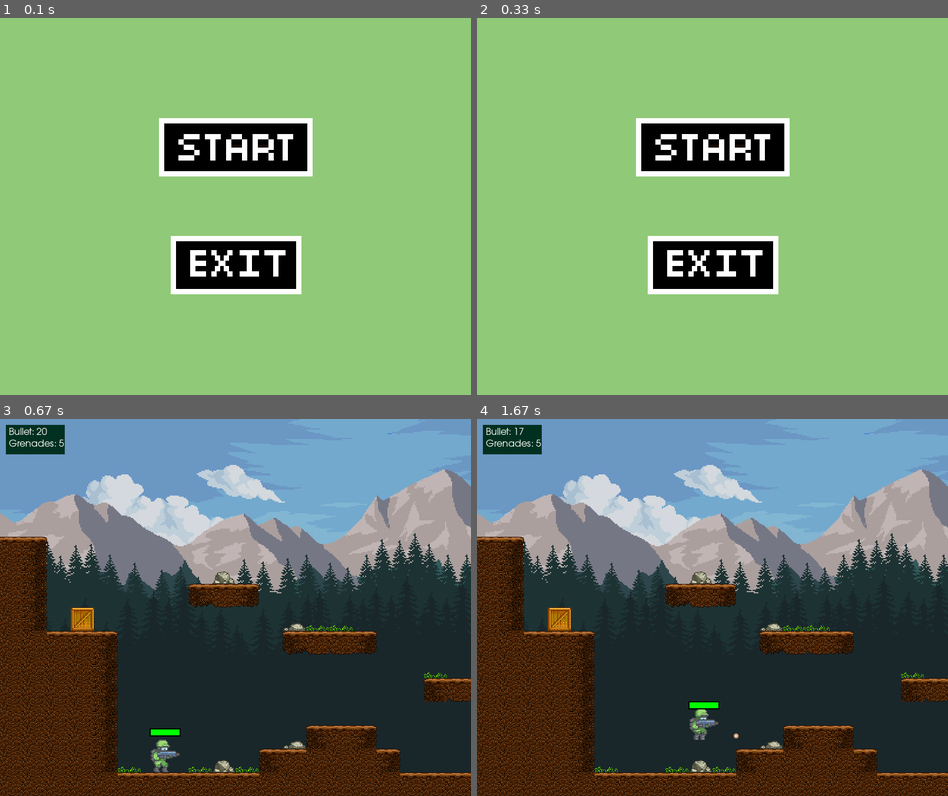
Above: before the commit, frames 1-4 (two rows, left to right).
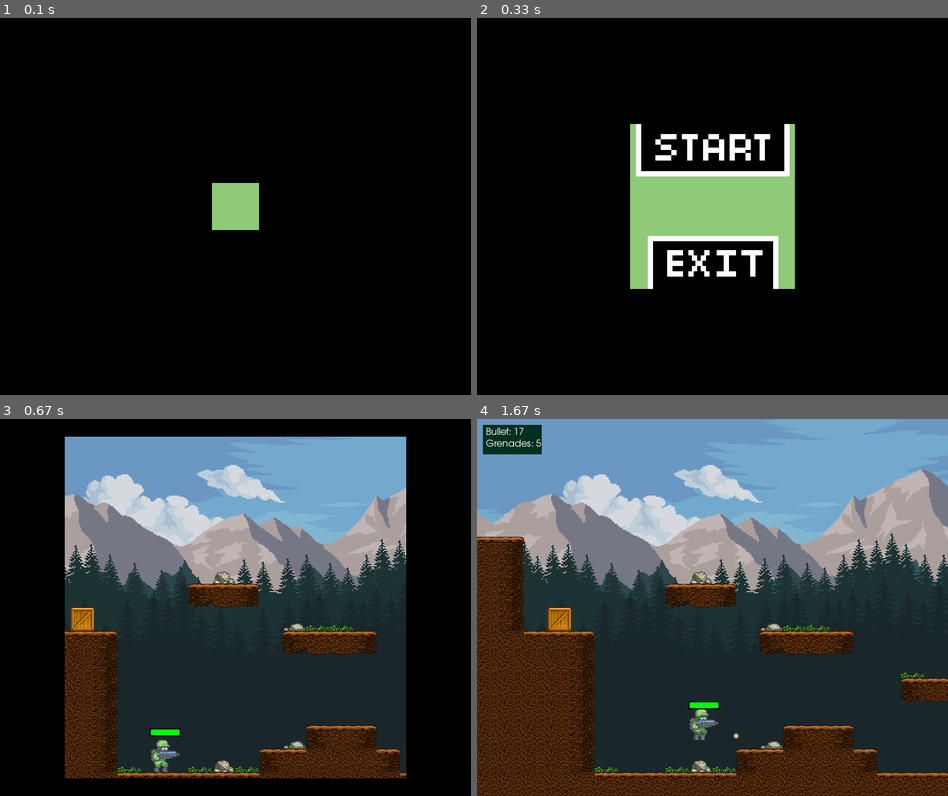
Above: after the commit, the same moments.

Repository: kus0023/shooter-game-pygame
Game: pygame game, started from src/main.py
The game is run twice, just before and just after one commit, with the same random seed, the same clock (stepped at 60 frames per second) and the same inputs.
Inputs (mouse positions are in pixels of both pictures, inside the frame that each line leads up to):
- Up to frame 1 (0.1 s): no input
- Up to frame 2 (0.33 s): no input
- Up to frame 3 (0.67 s): click (235, 547) at 0.38 s
- Up to frame 4 (1.67 s): tap Space at 0.67, 1.07, 1.37, 1.57 s; hold D 1-1.47 s; hold W from 1.5 s (still down)

The runs differ from the first frame. In frame 1, 93% of the frame differs, in the area x 0-100%, y 0-100%; in frame 2, 85%; in frame 3, 30%; in frame 4, nothing differs.

Commit message:
PART 13 | Music and Screen Transitions(https://youtu.be/1hXAq0Re2xA?list=PLjcN1EyupaQm20hlUE11y9y8EY2aXLpnv)

Diff:
--- a/src/main.py
+++ b/src/main.py
@@ -1,5 +1,8 @@
 import pygame, random, csv, button
-
+from pygame import mixer
+from enum import Enum, auto
+
+mixer.init()
 pygame.init()
 
 SCREEN_WIDTH = 800
@@ -24,6 +27,7 @@
 screen_scroll = 0
 bg_scroll = 0
 start_game = False
+start_intro_transition = True
 
 # movement
 moving_left = False
@@ -43,6 +47,20 @@
 RED = (255, 0, 0)
 GREEN = (0, 255, 0)
 DARK_GREEN = (2, 48, 32)
+
+# load music and sound
+pygame.mixer.music.load("src/assets/audio/music2.mp3")
+pygame.mixer.music.set_volume(0.3)
+pygame.mixer.music.play(-1, 0.0, 5000)
+
+jump_fx = pygame.mixer.Sound("src/assets/audio/jump.wav")
+jump_fx.set_volume(0.5)
+grenade_fx = pygame.mixer.Sound("src/assets/audio/grenade.wav")
+grenade_fx.set_volume(0.5)
+player_shot_fx = pygame.mixer.Sound("src/assets/audio/shot.wav")
+player_shot_fx.set_volume(0.6)
+enemy_shot_fx = pygame.mixer.Sound("src/assets/audio/shot.wav")
+enemy_shot_fx.set_volume(0.3)
 
 # Tiles
 tile_img_list = []
@@ -267,6 +285,10 @@
             bullet = Bullet(x + self_harm_protection, self.rect.centery, self.direction)
             bullet_group.add(bullet)
             self.ammo -= 1
+            if self.char_type == "player":
+                player_shot_fx.play()
+            if self.char_type == "enemy":
+                enemy_shot_fx.play()
 
     def throw_grenade(self):
         if self.grenades > 0:
@@ -400,15 +422,71 @@
     def draw(self):
         img = pygame.transform.flip(self.image, self.flip, False)
         screen.blit(img, self.rect)
-        pygame.draw.line(
-            self.image,
-            "red",
-            self.rect.center,
-            (self.rect.centerx + (TILE_SIZE * 3 // 2), self.rect.centery),
-            4,
-        )
-
         self.draw_health_bar()
+
+
+class ScreenFadeType(Enum):
+    TOP_TO_DOWN_CLOSE = 1
+    MIDDLE_SQUARE_OPEN = 2
+
+
+class ScreenFade:
+
+    def __init__(self, type: ScreenFadeType, color, speed):
+        self.type = type
+        self.color = color
+        self.speed = speed
+        self.fade_counter = 0
+
+    def fade(self):
+        fade_completed = False
+        self.fade_counter += self.speed
+
+        if self.type == ScreenFadeType.TOP_TO_DOWN_CLOSE:
+            pygame.draw.rect(
+                screen, self.color, (0, 0, SCREEN_WIDTH, self.fade_counter)
+            )
+            if self.fade_counter > SCREEN_HEIGHT:
+                fade_completed = True
+                self.fade_counter = SCREEN_HEIGHT
+
+        if self.type == ScreenFadeType.MIDDLE_SQUARE_OPEN:
+            pygame.draw.rect(
+                screen,
+                self.color,
+                (-self.fade_counter, 0, SCREEN_WIDTH // 2, SCREEN_HEIGHT),
+            )
+            pygame.draw.rect(
+                screen,
+                self.color,
+                (
+                    (SCREEN_WIDTH // 2) + self.fade_counter,
+                    0,
+                    SCREEN_WIDTH // 2,
+                    SCREEN_HEIGHT,
+                ),
+            )
+            pygame.draw.rect(
+                screen,
+                self.color,
+                (0, -self.fade_counter, SCREEN_WIDTH, SCREEN_HEIGHT // 2),
+            )
+            pygame.draw.rect(
+                screen,
+                self.color,
+                (
+                    0,
+                    (SCREEN_HEIGHT // 2) + self.fade_counter,
+                    SCREEN_WIDTH,
+                    SCREEN_HEIGHT // 2,
+                ),
+            )
+
+            if self.fade_counter > SCREEN_WIDTH:
+                fade_completed = True
+                self.fade_counter = 0
+
+        return fade_completed
 
 
 class World:
@@ -610,6 +688,7 @@
         # explode grenade
         self.explode_timer -= 1
         if self.explode_timer <= 0:
+            grenade_fx.play()
             self.kill()
             explosion = Explosion(self.rect.centerx, self.rect.centery)
             explosion_group.add(explosion)
@@ -698,7 +777,8 @@
 player = world.process_data(world_data)
 if player == None:
     raise Exception("There is no player object present in map data.")
-
+death_fade = ScreenFade(ScreenFadeType.TOP_TO_DOWN_CLOSE, "pink", 5)
+intro_transition = ScreenFade(ScreenFadeType.MIDDLE_SQUARE_OPEN, "black", 10)
 run = True
 while run:
     clock.tick(45)
@@ -708,6 +788,7 @@
         screen.fill(BG)
         if start_btn.draw(screen):
             start_game = True
+            start_intro_transition = True
 
         if exit_btn.draw(screen):
             run = False
@@ -758,6 +839,7 @@
 
             # check if player has completed the level
             if level_complete:
+                start_intro_transition = True
                 level += 1
                 if level > MAX_LEVEL:
                     print("All level completed.")
@@ -781,26 +863,37 @@
                     raise Exception("There is no player object present in map data.")
         else:  # player is not alive show restart button
             screen_scroll = 0
-            reset = restart_btn.draw(screen)
-
-            if reset == True:
-                bg_scroll = 0
-                world_data = []
-                reset_level()
-                with open(
-                    f"src/assets/level{level}_data.csv", mode="r", newline=""
-                ) as csvfile:
-                    reader = csv.reader(csvfile, delimiter=",")
-                    prev = reader.line_num
-                    # copy all rows list
-                    for row in reader:
-                        world_data.append(row)
-                    # conver string data into int
-                    world_data = [[int(c) for c in r] for r in world_data]
-                world = World()
-                player = world.process_data(world_data)
-                if player == None:
-                    raise Exception("There is no player object present in map data.")
+
+            if death_fade.fade():
+                reset = restart_btn.draw(screen)
+
+                if reset == True:
+                    death_fade.fade_counter = 0
+                    start_intro_transition = True
+                    bg_scroll = 0
+                    world_data = []
+                    reset_level()
+                    with open(
+                        f"src/assets/level{level}_data.csv", mode="r", newline=""
+                    ) as csvfile:
+                        reader = csv.reader(csvfile, delimiter=",")
+                        prev = reader.line_num
+                        # copy all rows list
+                        for row in reader:
+                            world_data.append(row)
+                        # conver string data into int
+                        world_data = [[int(c) for c in r] for r in world_data]
+                    world = World()
+                    player = world.process_data(world_data)
+                    if player == None:
+                        raise Exception(
+                            "There is no player object present in map data."
+                        )
+
+    if start_intro_transition:
+        if intro_transition.fade():
+            start_intro_transition = False
+            intro_transition.fade_counter = 0
 
     for event in pygame.event.get():
         if event.type == pygame.QUIT:
@@ -817,6 +910,7 @@
                 grenade = True
             if event.key == pygame.K_w and player.is_alive:
                 player.jump = True
+                jump_fx.play()
         if event.type == pygame.KEYUP:
             if event.key == pygame.K_a:
                 moving_left = False
